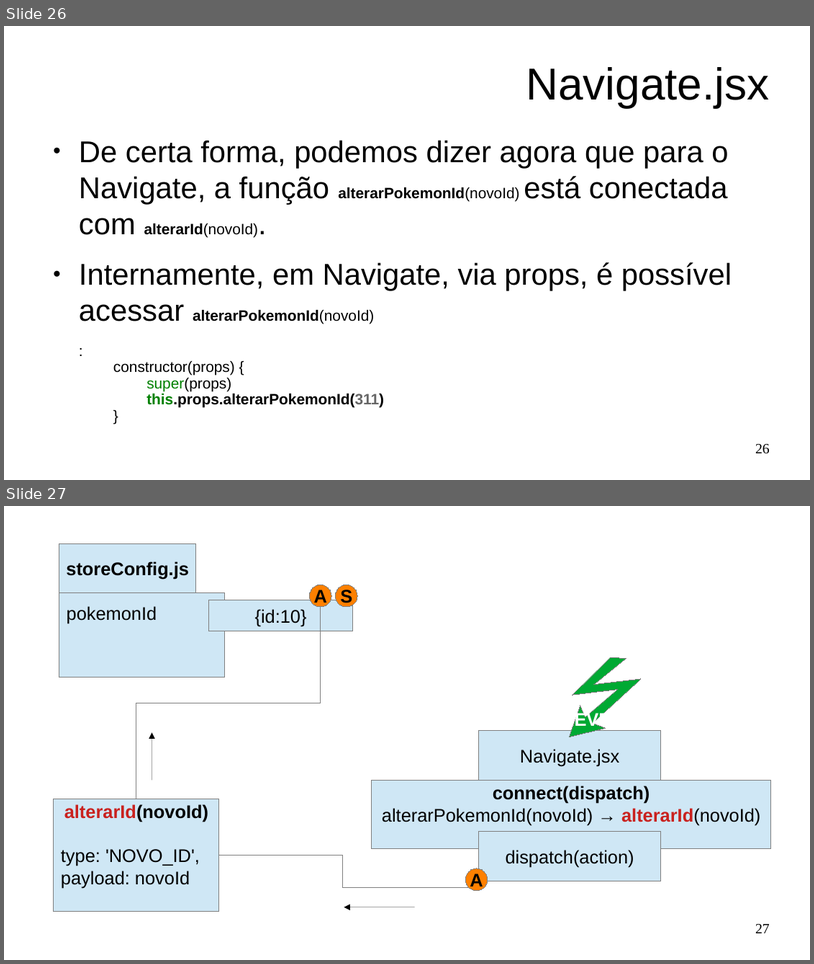
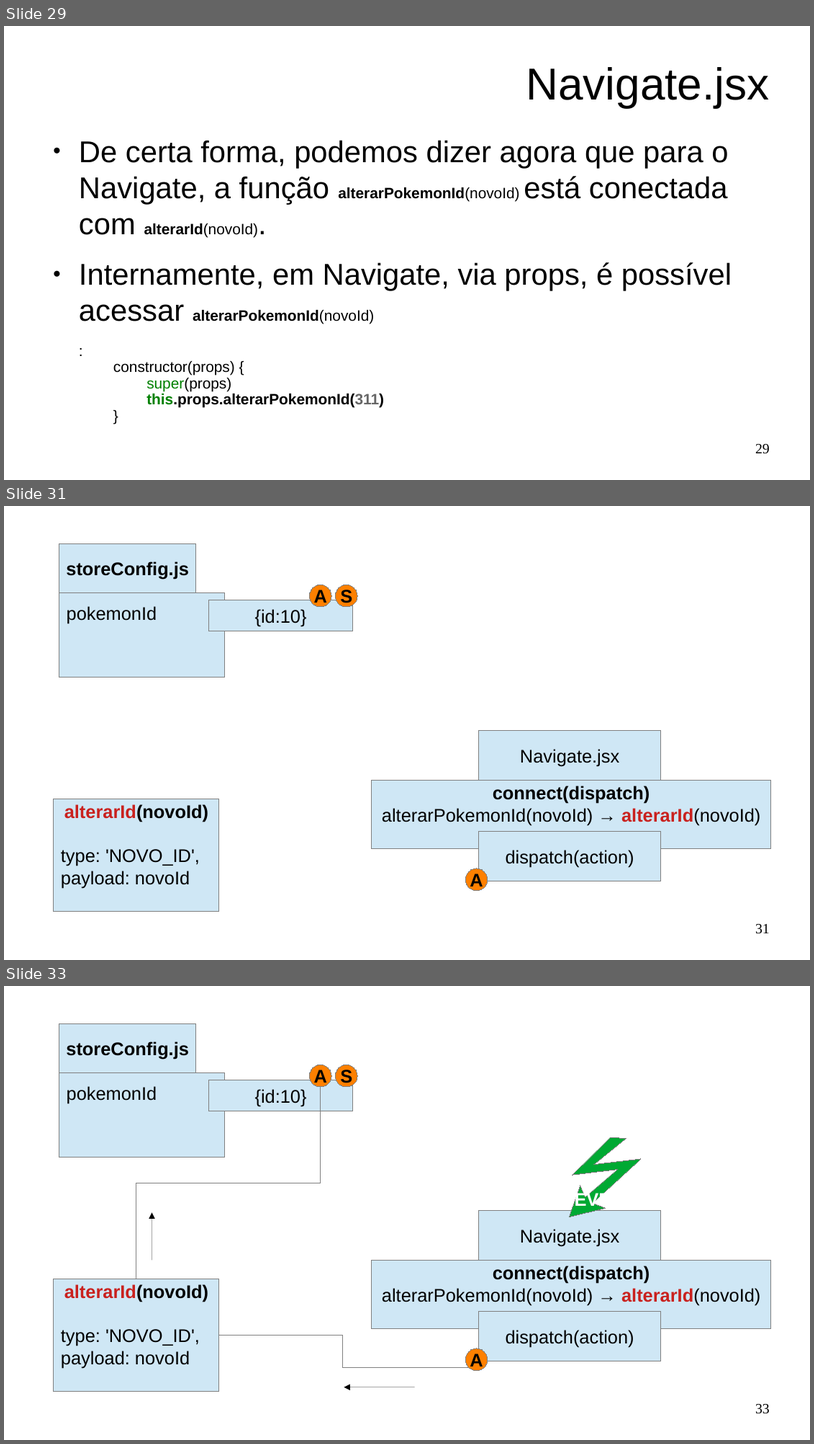
Before and after one commit to Marques-Dev/WEB_2020-1, a slide deck: SLIDES/aula08-redux-pokemon.odp. Shown one above the other, each under a label of ours: slides 26 and 27 before the commit, slides 29, 31 and 33 after it; the slides between them are not shown. The pictures are 814x964 and 814x1444 pixels, drawn with LibreOffice and Linux fonts; fonts in the diff are those of the drawing. Boxes give left, top, right and bottom in pixels: in the first picture for what was removed or moved away, otherwise in the second. Text is boxed around its words. In the diff, an @@ line names an element or a change of style, - is before the commit and + after.

```diff
--- a/SLIDES/aula08-redux-pokemon.odp
+++ b/SLIDES/aula08-redux-pokemon.odp
@@ slide 31 added at [4, 506, 810, 960], background #FFFFFF @@
@@ rectangle added at [59, 543, 196, 593], fill #CFE7F5, outline #808080 0 pt, 18 pt, text #000000, bold @@
+storeConfig.js
@@ ellipse added at [310, 585, 332, 607], fill #FF8000, outline #808080 0 pt, 18 pt, text #000000, bold @@
+A
@@ ellipse added at [335, 585, 358, 607], fill #FF8000, outline #808080 0 pt, 18 pt, text #000000, bold @@
+S
@@ rectangle added at [59, 592, 224, 677], fill #CFE7F5, outline #808080 0 pt, 18 pt, text #000000 @@
+pokemonId
@@ rectangle added at [209, 600, 353, 631], fill #CFE7F5, outline #808080 0 pt, 18 pt, text #000000 @@
+{id:10}
@@ rectangle added at [480, 731, 662, 780], fill #CFE7F5, outline #808080 0 pt, 18 pt, text #000000 @@
+Navigate.jsx
@@ rectangle added at [372, 780, 772, 849], fill #CFE7F5, outline #808080 0 pt, 18 pt, text #000000 @@
+connect(dispatch)
+alterarPokemonId(novoId) → alterarId(novoId)
@@ rectangle added at [54, 799, 219, 911], fill #CFE7F5, outline #808080 0 pt, 18 pt, text #000000 @@
+alterarId(novoId)
+type: 'NOVO_ID',
+payload: novoId
@@ rectangle added at [480, 831, 662, 881], fill #CFE7F5, outline #808080 0 pt, 18 pt, text #000000 @@
+dispatch(action)
@@ ellipse added at [466, 868, 488, 890], fill #FF8000, outline #808080 0 pt, 18 pt, text #000000, bold @@
+A
@@ page number added at [756, 924, 770, 934], 14 pt, text #000000 @@
+31
@@ what was slide 26 is now slide 29 @@
@@ page number at [756, 444, 770, 454]: text changed @@
-26
+29
@@ what was slide 27 is now slide 33 @@
@@ page number at [756, 1404, 770, 1414]: text changed @@
-27
+33
```
Also in this commit, not shown: 8 slides changed, 6 other slides added, 1 slide removed, 3 other files.
